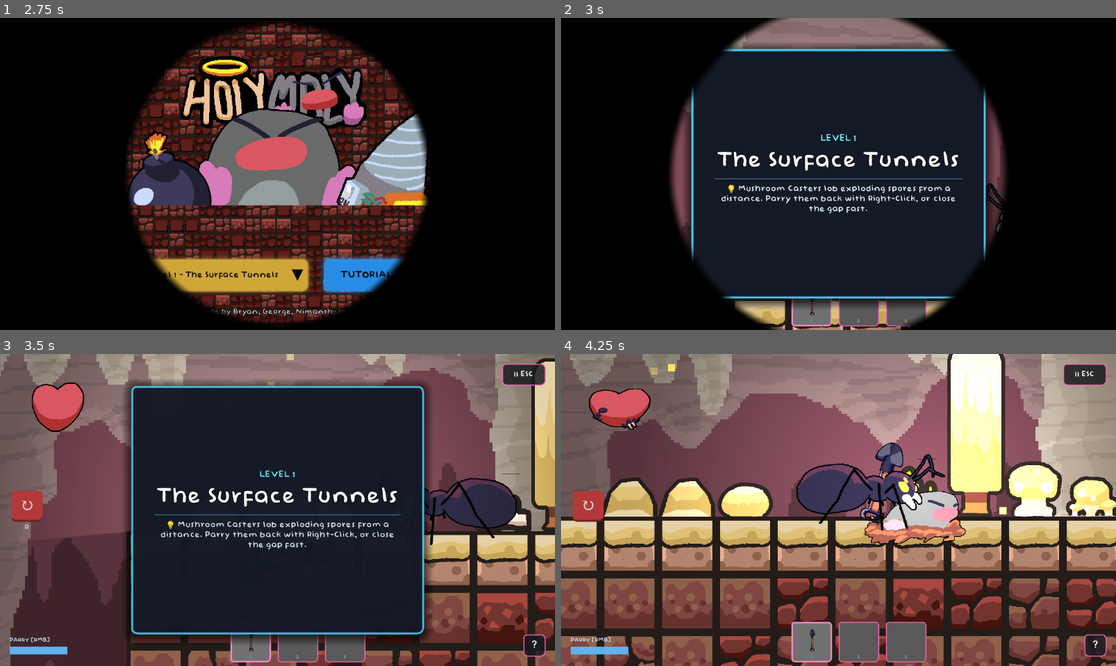
Above: before the commit, frames 1-4 (two rows, left to right).
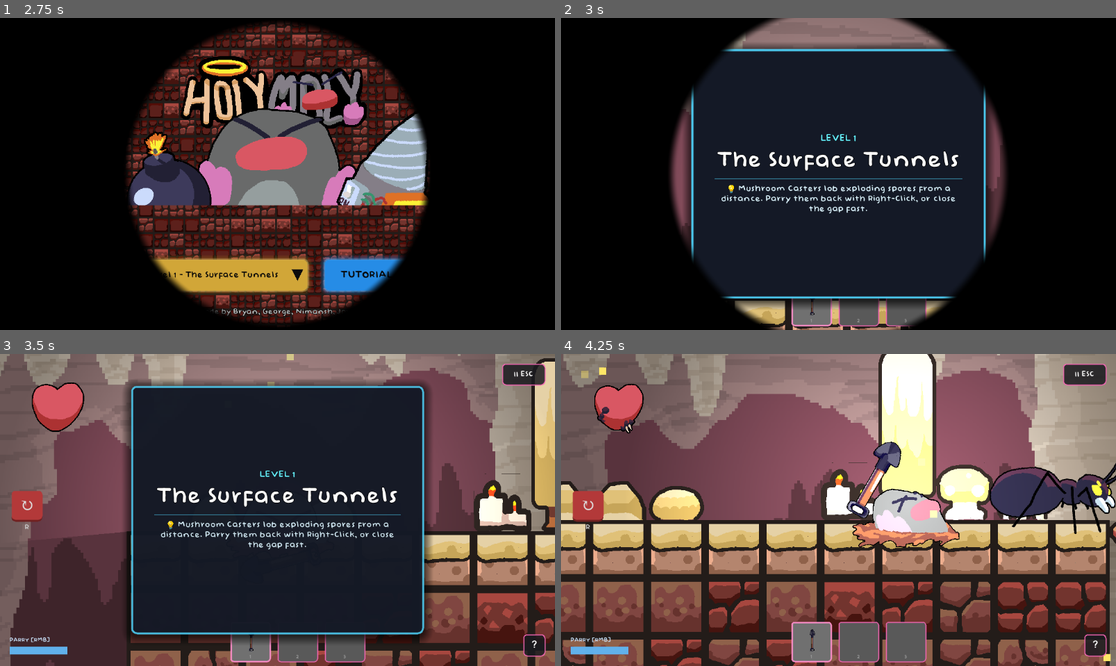
Above: after the commit, the same moments.

Repository: Geofoods/Holy-Moly
Game: Godot game, scene res://scenes/intro.tscn
Same seed, same stepped clock (60 frames per second), same inputs: the game is played once before the commit and once after it. The engine's default icon, where the game draws it, is replaced by a stand-in: a white triangle on a blue panel in a dark square. Sound files missing from this copy of the repository are replaced by a short silence.
Inputs (mouse positions are in pixels of both pictures, inside the frame that each line leads up to):
- Up to frame 1 (2.75 s): tap Enter (ui_accept) at 0.5, 0.77, 1.52 s; move the mouse to (399, 158) at 0.52 s; hold Right (ui_right) 0.53-1.28 s; tap E at 0.6 s; click (399, 158) at 0.67 s; move the mouse to (166, 189) at 1.27 s; hold Left (ui_left) 1.28-2 s; tap R at 1.35 s; click (166, 189) at 1.42 s; click "PLAY" at 2 s
- Up to frame 2 (3 s): click "Level 1 - The Surface Tunnels" at 2.75 s
- Up to frame 3 (3.5 s): no input
- Up to frame 4 (4.25 s): move the mouse to (894, 441) at 3.52 s; hold Right (ui_right) from 3.53 s (still down); click (894, 441) at 3.6 s

Frame 1 is identical in both runs. In frame 2, 0.1% of the frame differs, in the area x 76-80%, y 53-69%; in frame 3, 2.0%; in frame 4, 50%, in the area x 0-100%, y 0-100%.

Commit message:
eliminate osscilation of the enemy and fix unable to mine bug

Diff:
--- a/scenes/game_over.tscn
+++ b/scenes/game_over.tscn
@@ -3,6 +3,7 @@
 [ext_resource type="Script" uid="uid://mmg7oyq1lu61" path="res://scripts/game_over.gd" id="1_gameover"]
 [ext_resource type="Texture2D" uid="uid://buaps737jhmeo" path="res://sprites/molejumpbold.png" id="2_molejump"]
 [ext_resource type="Shader" uid="uid://ch2hh4i0b8k0l" path="res://shaders/corrupted_bg.gdshader" id="4_shader"]
+[ext_resource type="Texture2D" uid="uid://c3jm7jbq1dale" path="res://Bricks.webp" id="7_bricks"]
 [ext_resource type="Texture2D" uid="uid://v8nv0wnkuqeb" path="res://Gameover.webp" id="5_gameoverimg"]
 [ext_resource type="FontFile" uid="uid://bnyew5lradf4a" path="res://Baby Doll.otf" id="6_babydoll"]
 [ext_resource type="Texture2D" uid="uid://cy65itxnylhih" path="res://boss_bite.webp" id="6_v3hpu"]
@@ -205,13 +206,15 @@
 anchor_bottom = 1.0
 script = ExtResource("1_gameover")
 
-[node name="Background" type="ColorRect" parent="." unique_id=1182234500]
+[node name="Background" type="TextureRect" parent="." unique_id=1182234500]
 material = SubResource("ShaderMaterial_bg")
 layout_mode = 1
 anchors_preset = 15
 anchor_right = 1.0
 anchor_bottom = 1.0
-color = Color(0.05, 0.03, 0.03, 1)
+texture = ExtResource("7_bricks")
+expand_mode = 1
+stretch_mode = 5
 
 [node name="MoleAnimation" type="TextureRect" parent="." unique_id=814121239]
 layout_mode = 0
--- a/scripts/bat_enemy.gd
+++ b/scripts/bat_enemy.gd
@@ -32,7 +32,7 @@
 	if target_mole != null:
 		dist = global_position.distance_to(target_mole.global_position)
 
-	swooping = target_mole != null and dist < DETECT_RANGE
+	swooping = target_mole != null and dist < DETECT_RANGE and _has_line_of_sight(target_mole)
 
 	if swooping and target_mole != null:
 		var swoop_dir := (target_mole.global_position - global_position).normalized()
@@ -52,6 +52,17 @@
 
 	move_and_slide()
 
+func _has_line_of_sight(target: Node2D) -> bool:
+	if target == null:
+		return false
+	var space_state := get_world_2d().direct_space_state
+	var query := PhysicsRayQueryParameters2D.create(global_position, target.global_position, 1)
+	query.exclude = [get_rid()]
+	var result := space_state.intersect_ray(query)
+	if result.is_empty():
+		return true
+	return result.collider == target or result.collider == target.get_parent()
+
 func _on_hitbox_body_entered(body: Node) -> void:
 	if body.is_in_group("mole"):
 		body.take_damage(1, global_position, true)
--- a/scripts/beetle_enemy.gd
+++ b/scripts/beetle_enemy.gd
@@ -64,7 +64,7 @@
 
 	if target_mole:
 		var dist: float = global_position.distance_squared_to(target_mole.global_position)
-		if dist < DETECT_RANGE * DETECT_RANGE:
+		if dist < DETECT_RANGE * DETECT_RANGE and _has_line_of_sight(target_mole):
 			_start_charge()
 
 func _rush(_delta: float) -> void:
@@ -141,6 +141,18 @@
 	var dir: float = sign(velocity.x) if velocity.x != 0.0 else direction
 	visual.scale.x = -abs(visual.scale.x) * sign(dir)
 
+func _has_line_of_sight(target: Node2D) -> bool:
+	if abs(target.global_position.y - global_position.y) > 80.0:
+		return false
+	var ray_end := Vector2(target.global_position.x, global_position.y)
+	var space_state := get_world_2d().direct_space_state
+	var query := PhysicsRayQueryParameters2D.create(global_position, ray_end, 1)
+	query.exclude = [get_rid()]
+	var result := space_state.intersect_ray(query)
+	if result.is_empty():
+		return true
+	return result.collider == target or result.collider == target.get_parent()
+
 func _find_target() -> void:
 	if target_mole == null or not is_instance_valid(target_mole):
 		target_mole = get_tree().get_first_node_in_group("mole")
--- a/scripts/enemy.gd
+++ b/scripts/enemy.gd
@@ -5,7 +5,7 @@
 const GRAVITY = 1960.0
 const CLIMB_DURATION = 0.6
 const DETECT_RANGE := 300.0
-const CLIMB_CHANCE = 0.5
+const CLIMB_CHANCE = 0.4
 const MAX_HEALTH := 3.0
 
 var direction := 1.0
@@ -26,12 +26,6 @@
 
 func _physics_process(delta: float) -> void:
 	_find_target()
-
-	if target_mole:
-		var diff := target_mole.global_position.x - global_position.x
-		if abs(diff) >= 10.0:
-			direction = sign(diff)
-
 	if is_climbing:
 		climb_timer -= delta
 		velocity.y = -CLIMB_SPEED
@@ -50,7 +44,7 @@
 	velocity.x = direction * SPEED
 
 	if is_on_wall():
-		if randf() < CLIMB_CHANCE and target_mole and target_mole.global_position.y < global_position.y - 30:
+		if randf() < CLIMB_CHANCE:
 			is_climbing = true
 			climb_timer = CLIMB_DURATION
 		else:
--- a/scripts/goblin_enemy.gd
+++ b/scripts/goblin_enemy.gd
@@ -48,7 +48,7 @@
 	_update_facing()
 
 	throw_cooldown -= delta
-	if throw_cooldown <= 0.0 and target_mole and _is_on_screen():
+	if throw_cooldown <= 0.0 and target_mole and _is_on_screen() and _has_line_of_sight(target_mole):
 		_throw_mushroom()
 
 func _is_on_screen() -> bool:
@@ -59,6 +59,18 @@
 	var visible_world := viewport_size / camera.zoom
 	var screen_rect := Rect2(camera.global_position - visible_world * 0.5, visible_world)
 	return screen_rect.has_point(global_position)
+
+func _has_line_of_sight(target: Node2D) -> bool:
+	var space_state := get_world_2d().direct_space_state
+	var query := PhysicsRayQueryParameters2D.create(global_position, target.global_position, 1)
+	query.exclude = [get_rid()]
+	var result := space_state.intersect_ray(query)
+	if result.is_empty():
+		return true
+	# Check if the hit point is very close to the target (wall is behind them)
+	if result.position.distance_to(target.global_position) < 40.0:
+		return true
+	return false
 
 func _find_target() -> void:
 	if target_mole == null or not is_instance_valid(target_mole):
--- a/scripts/slime_enemy.gd
+++ b/scripts/slime_enemy.gd
@@ -60,8 +60,21 @@
 
 	if target_mole:
 		var dist := global_position.distance_squared_to(target_mole.global_position)
-		if dist < DETECT_RANGE * DETECT_RANGE:
+		if dist < DETECT_RANGE * DETECT_RANGE and _has_line_of_sight(target_mole):
 			_jump_toward_target()
+
+func _has_line_of_sight(target: Node2D) -> bool:
+	if abs(target.global_position.y - global_position.y) > 120.0:
+		return false
+	var space_state := get_world_2d().direct_space_state
+	var query := PhysicsRayQueryParameters2D.create(global_position, target.global_position, 1)
+	query.exclude = [get_rid()]
+	var result := space_state.intersect_ray(query)
+	if result.is_empty():
+		return true
+	if result.position.distance_to(target.global_position) < 40.0:
+		return true
+	return false
 
 func _find_target() -> void:
 	if target_mole == null or not is_instance_valid(target_mole):
--- a/scripts/sword.gd
+++ b/scripts/sword.gd
@@ -69,7 +69,7 @@
 	tile_highlight.hide()
 
 func _update_tile_highlight() -> void:
-	if not visible or is_swinging:
+	if is_swinging:
 		if tile_highlight:
 			tile_highlight.hide()
 		return
@@ -153,12 +153,12 @@
 		trail.add_point(point)
 
 func _unhandled_input(event: InputEvent) -> void:
-	if not visible:
-		return
 	if event is InputEventMouseButton and event.pressed:
-		if event.button_index == MOUSE_BUTTON_LEFT and not is_swinging and not is_parrying:
-			swing()
-		elif event.button_index == MOUSE_BUTTON_RIGHT and not is_swinging and not is_parrying and parry_cooldown <= 0.0:
+		if event.button_index == MOUSE_BUTTON_LEFT:
+			_break_tile_at_mouse()
+			if visible and not is_swinging and not is_parrying:
+				swing()
+		elif event.button_index == MOUSE_BUTTON_RIGHT and visible and not is_swinging and not is_parrying and parry_cooldown <= 0.0:
 			_start_parry()
 
 func _start_parry() -> void:
@@ -204,8 +204,6 @@
 	trail_points.clear()
 
 	hitbox.area_entered.connect(_on_hitbox_area_entered)
-
-	_break_tile_at_mouse()
 
 	var aim := rotation
 
@@ -361,8 +359,6 @@
 
 	hitbox.area_entered.connect(_on_hitbox_area_entered)
 
-	_break_tile_at_mouse()
-
 	var dir := (get_global_mouse_position() - global_position).normalized()
 	var aim := atan2(dir.y, dir.x)
 	var arc := SWING_ARC * 1.4
--- a/scripts/worm_enemy.gd
+++ b/scripts/worm_enemy.gd
@@ -44,7 +44,7 @@
 			visual.flip_h = direction < 0
 			if target_mole:
 				var offset := target_mole.global_position - global_position
-				if abs(offset.x) < DETECT_RANGE_X and abs(offset.y) < DETECT_RANGE_Y:
+				if abs(offset.x) < DETECT_RANGE_X and abs(offset.y) < DETECT_RANGE_Y and _has_line_of_sight(target_mole):
 					state = State.CHARGING
 					state_timer = CHARGE_DURATION
 					direction = sign(offset.x) if offset.x != 0.0 else direction
@@ -65,6 +65,18 @@
 				state = State.PATROL
 
 	move_and_slide()
+
+func _has_line_of_sight(target: Node2D) -> bool:
+	if abs(target.global_position.y - global_position.y) > 80.0:
+		return false
+	var ray_end := Vector2(target.global_position.x, global_position.y)
+	var space_state := get_world_2d().direct_space_state
+	var query := PhysicsRayQueryParameters2D.create(global_position, ray_end, 1)
+	query.exclude = [get_rid()]
+	var result := space_state.intersect_ray(query)
+	if result.is_empty():
+		return true
+	return result.collider == target or result.collider == target.get_parent()
 
 func _check_edges() -> void:
 	if is_on_wall():
Binary file added: craftpix-net-576316-pixel-cave-game-parallax-backgrounds/background 2/Screenshot_2026-07-04_221704.png
Not shown, added: craftpix-net-576316-pixel-cave-game-parallax-backgrounds/background 2/Screenshot_2026-07-04_221704.png.import
